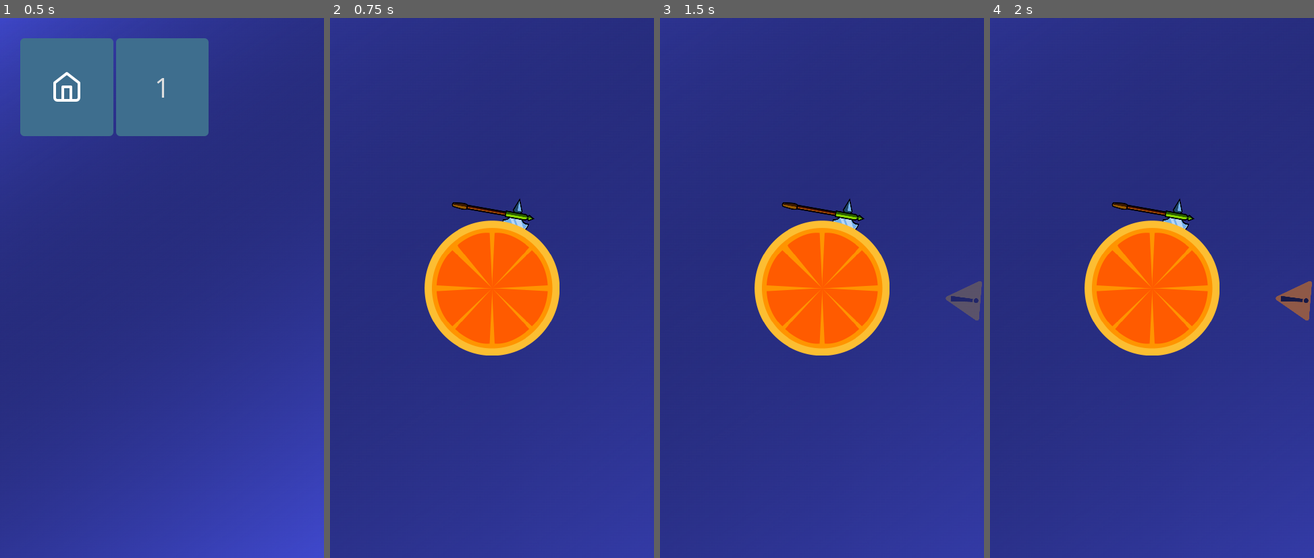
Above: before the commit, frames 1-4 (left to right).
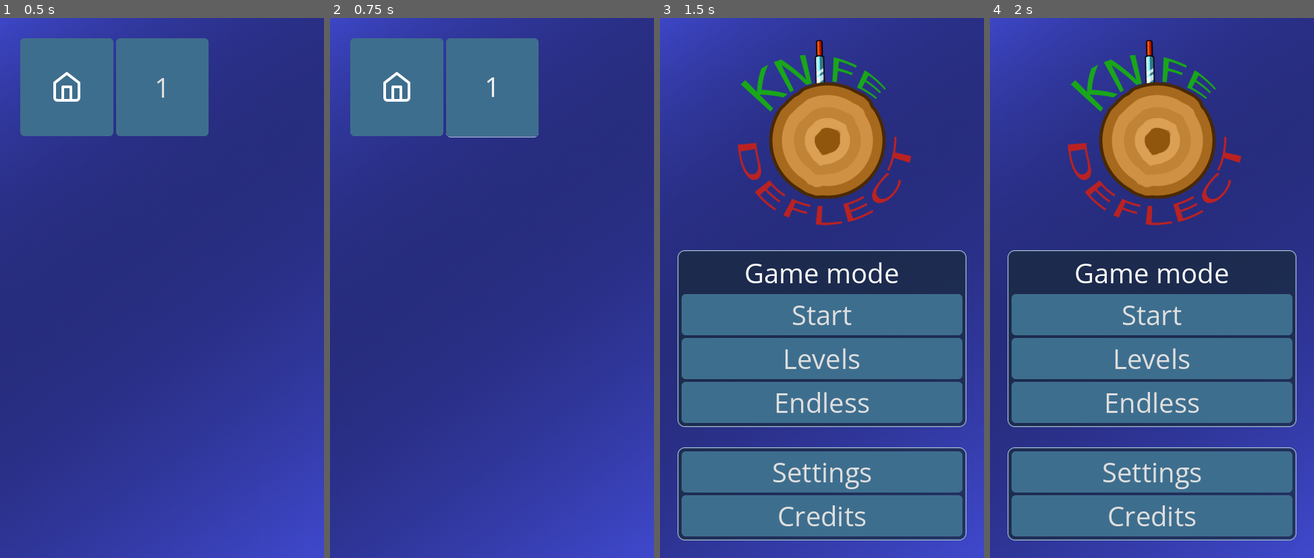
Above: after the commit, the same moments.

Repository: DimonNeAdekvat/Knife-Deflect
Game: Godot game, scene res://UI/levels.tscn
The game is run twice, just before and just after one commit, with the same random seed, the same clock (stepped at 60 frames per second) and the same inputs. This scene is started directly instead of the project's main scene.
Inputs (mouse positions are in pixels of both pictures, inside the frame that each line leads up to):
- Up to frame 1 (0.5 s): no input
- Up to frame 2 (0.75 s): click "1" at 0.5 s
- Up to frame 3 (1.5 s): click (728, 88) at 1.27 s
- Up to frame 4 (2 s): no input

Frame 1 is identical in both runs. In frame 2, 27% of the frame differs, in the area x 0-100%, y 0-100%; in frame 3, 61%; in frame 4, 61%.
Error after the commit: Cannot call method 'change_scene_to_packed' on a null value. (res://Scripts/level_loader.gd:11)

Commit message:
made proper level loader

Diff:
--- /dev/null
+++ b/Scripts/level_loader.gd
@@ -0,0 +1,21 @@
+extends Node
+class_name LevelLoader
+
+@onready var ui_scene : PackedScene = preload("res://UI/in_game_ui.tscn")
+
+func load_path(path : String):
+	get_tree().change_scene_to_file(path)
+	connect_ui()
+
+func load_pack(scene : PackedScene):
+	get_tree().change_scene_to_packed(scene)
+	connect_ui()
+
+func connect_ui():
+	var level = get_tree().current_scene.get_child(0)
+	var ui = ui_scene.instantiate()
+	level.connect("victory",ui.on_victory)
+	level.connect("game_over",ui.on_game_over)
+	level.connect("score_changed",ui.set_score)
+	level.connect("health_changed",ui.set_health)
+	get_tree().current_scene.add_child(ui)
--- a/UI/in_game_ui.gd
+++ b/UI/in_game_ui.gd
@@ -2,6 +2,7 @@
 class_name InGameUI
 
 @export var bg_texture : Texture2D = preload("res://Assets/background.png")
+var loader = LevelLoader.new()
 
 func _ready():
 	set_background(bg_texture,TextureRect.STRETCH_SCALE)
@@ -17,6 +18,13 @@
 func set_score(val : int) :
 	%Score.text = var_to_str(val)
 
+func on_victory():
+	$UI.hide()
+	$VI.show()
+
+func on_game_over():
+	$UI.hide()
+	$GO.show()
 
 func _on_left_button_down():
 	Input.action_press("spin_left")
@@ -32,3 +40,10 @@
 
 func _on_right_button_up():
 	Input.action_release("spin_right")
+
+func _on_home_pressed():
+	get_tree().change_scene_to_file("res://UI/main_menu.tscn")
+
+
+func _on_reload_pressed():
+	loader.load_path(get_tree().current_scene.scene_file_path)
--- a/UI/in_game_ui.tscn
+++ b/UI/in_game_ui.tscn
@@ -6,6 +6,7 @@
 [ext_resource type="Texture2D" uid="uid://ci7iyo5n5vhg6" path="res://feathericons/heart.svg" id="3_71dwm"]
 [ext_resource type="Texture2D" uid="uid://d3un5rmrk3v3u" path="res://feathericons/arrow-left.svg" id="4_k40wj"]
 [ext_resource type="Texture2D" uid="uid://bnva176obfdul" path="res://feathericons/arrow-right.svg" id="5_h53bb"]
+[ext_resource type="Texture2D" uid="uid://yxxwveow0ew7" path="res://feathericons/home.svg" id="7_ou4en"]
 
 [sub_resource type="StyleBoxFlat" id="StyleBoxFlat_epc3i"]
 bg_color = Color(0.0980392, 0.172549, 0.223529, 1)
@@ -126,7 +127,85 @@
 grow_vertical = 2
 texture = ExtResource("2_8n6w2")
 
+[node name="GO" type="CanvasLayer" parent="."]
+visible = false
+
+[node name="MarginContainer" type="MarginContainer" parent="GO"]
+anchors_preset = 15
+anchor_right = 1.0
+anchor_bottom = 1.0
+grow_horizontal = 2
+grow_vertical = 2
+theme = ExtResource("1_848jo")
+
+[node name="PanelContainer" type="PanelContainer" parent="GO/MarginContainer"]
+layout_mode = 2
+size_flags_vertical = 4
+
+[node name="VBoxContainer" type="VBoxContainer" parent="GO/MarginContainer/PanelContainer"]
+layout_mode = 2
+
+[node name="Label" type="Label" parent="GO/MarginContainer/PanelContainer/VBoxContainer"]
+layout_mode = 2
+text = "Game over!"
+horizontal_alignment = 1
+
+[node name="HBoxContainer" type="HBoxContainer" parent="GO/MarginContainer/PanelContainer/VBoxContainer"]
+layout_mode = 2
+
+[node name="Home" type="Button" parent="GO/MarginContainer/PanelContainer/VBoxContainer/HBoxContainer"]
+layout_mode = 2
+size_flags_horizontal = 3
+icon = ExtResource("7_ou4en")
+icon_alignment = 1
+
+[node name="Reload" type="Button" parent="GO/MarginContainer/PanelContainer/VBoxContainer/HBoxContainer"]
+layout_mode = 2
+size_flags_horizontal = 3
+text = "Reload"
+
+[node name="VI" type="CanvasLayer" parent="."]
+visible = false
+
+[node name="MarginContainer" type="MarginContainer" parent="VI"]
+anchors_preset = 15
+anchor_right = 1.0
+anchor_bottom = 1.0
+grow_horizontal = 2
+grow_vertical = 2
+theme = ExtResource("1_848jo")
+
+[node name="PanelContainer" type="PanelContainer" parent="VI/MarginContainer"]
+layout_mode = 2
+size_flags_vertical = 4
+
+[node name="VBoxContainer" type="VBoxContainer" parent="VI/MarginContainer/PanelContainer"]
+layout_mode = 2
+
+[node name="Label" type="Label" parent="VI/MarginContainer/PanelContainer/VBoxContainer"]
+layout_mode = 2
+text = "You Won!"
+horizontal_alignment = 1
+
+[node name="HBoxContainer" type="HBoxContainer" parent="VI/MarginContainer/PanelContainer/VBoxContainer"]
+layout_mode = 2
+
+[node name="Home" type="Button" parent="VI/MarginContainer/PanelContainer/VBoxContainer/HBoxContainer"]
+layout_mode = 2
+size_flags_horizontal = 3
+icon = ExtResource("7_ou4en")
+icon_alignment = 1
+
+[node name="Next" type="Button" parent="VI/MarginContainer/PanelContainer/VBoxContainer/HBoxContainer"]
+layout_mode = 2
+size_flags_horizontal = 3
+text = "Next
+"
+
 [connection signal="button_down" from="UI/MarginContainer/VBoxContainer/HBoxControl/Left" to="." method="_on_left_button_down"]
 [connection signal="button_up" from="UI/MarginContainer/VBoxContainer/HBoxControl/Left" to="." method="_on_left_button_up"]
 [connection signal="button_down" from="UI/MarginContainer/VBoxContainer/HBoxControl/Right" to="." method="_on_right_button_down"]
 [connection signal="button_up" from="UI/MarginContainer/VBoxContainer/HBoxControl/Right" to="." method="_on_right_button_up"]
+[connection signal="pressed" from="GO/MarginContainer/PanelContainer/VBoxContainer/HBoxContainer/Home" to="." method="_on_home_pressed"]
+[connection signal="pressed" from="GO/MarginContainer/PanelContainer/VBoxContainer/HBoxContainer/Reload" to="." method="_on_reload_pressed"]
+[connection signal="pressed" from="VI/MarginContainer/PanelContainer/VBoxContainer/HBoxContainer/Home" to="." method="_on_home_pressed"]
--- a/UI/levels.gd
+++ b/UI/levels.gd
@@ -5,6 +5,7 @@
 @onready var grid = $MarginContainer/Grid
 
 var offset : int = 0
+var loader = LevelLoader.new()
 
 func _ready():
 	setup_buttons()
@@ -83,6 +84,6 @@
 func _change_scene(index : int):
 	var level = levels[index]
 	if level != null :
-		get_tree().change_scene_to_packed(level)
+		loader.load_pack(level)
 	else :
 		print("scene empty")
--- a/UI/levels.tscn
+++ b/UI/levels.tscn
@@ -3,7 +3,7 @@
 [ext_resource type="Theme" uid="uid://b5sam0xashck5" path="res://UI/ui_default.tres" id="1_jqpsc"]
 [ext_resource type="Script" path="res://UI/levels.gd" id="1_mutc8"]
 [ext_resource type="PackedScene" uid="uid://dkri62q20y46i" path="res://UI/main_menu.tscn" id="2_g3jyf"]
-[ext_resource type="PackedScene" uid="uid://bmbo0fggcsr5e" path="res://Levels/level1.tscn" id="4_mjvws"]
+[ext_resource type="PackedScene" uid="uid://bmbo0fggcsr5e" path="res://UI/level1.tscn" id="4_mrjmj"]
 [ext_resource type="Texture2D" uid="uid://c311p8qlyy43p" path="res://Assets/background.png" id="5_2lo4r"]
 
 [node name="Levels" type="Control"]
@@ -16,9 +16,7 @@
 theme = ExtResource("1_jqpsc")
 script = ExtResource("1_mutc8")
 go_back = ExtResource("2_g3jyf")
-
-levels = Array[PackedScene]([ExtResource("4_mjvws")])
-
+levels = Array[PackedScene]([ExtResource("4_mrjmj")])
 
 [node name="TextureRect" type="TextureRect" parent="."]
 layout_mode = 1
Not shown: 1 places in UI/in_game_ui.tscn that only renumber resources
